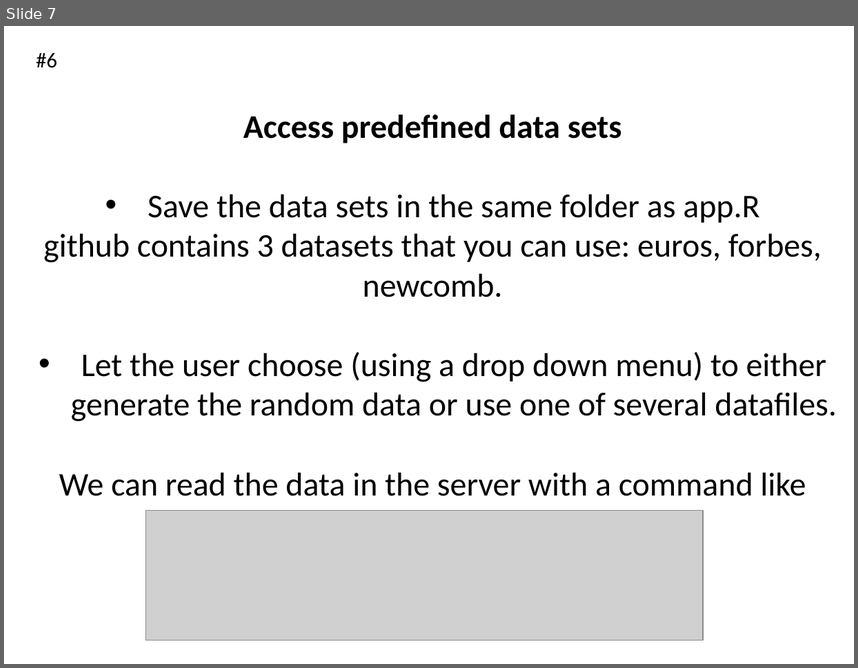
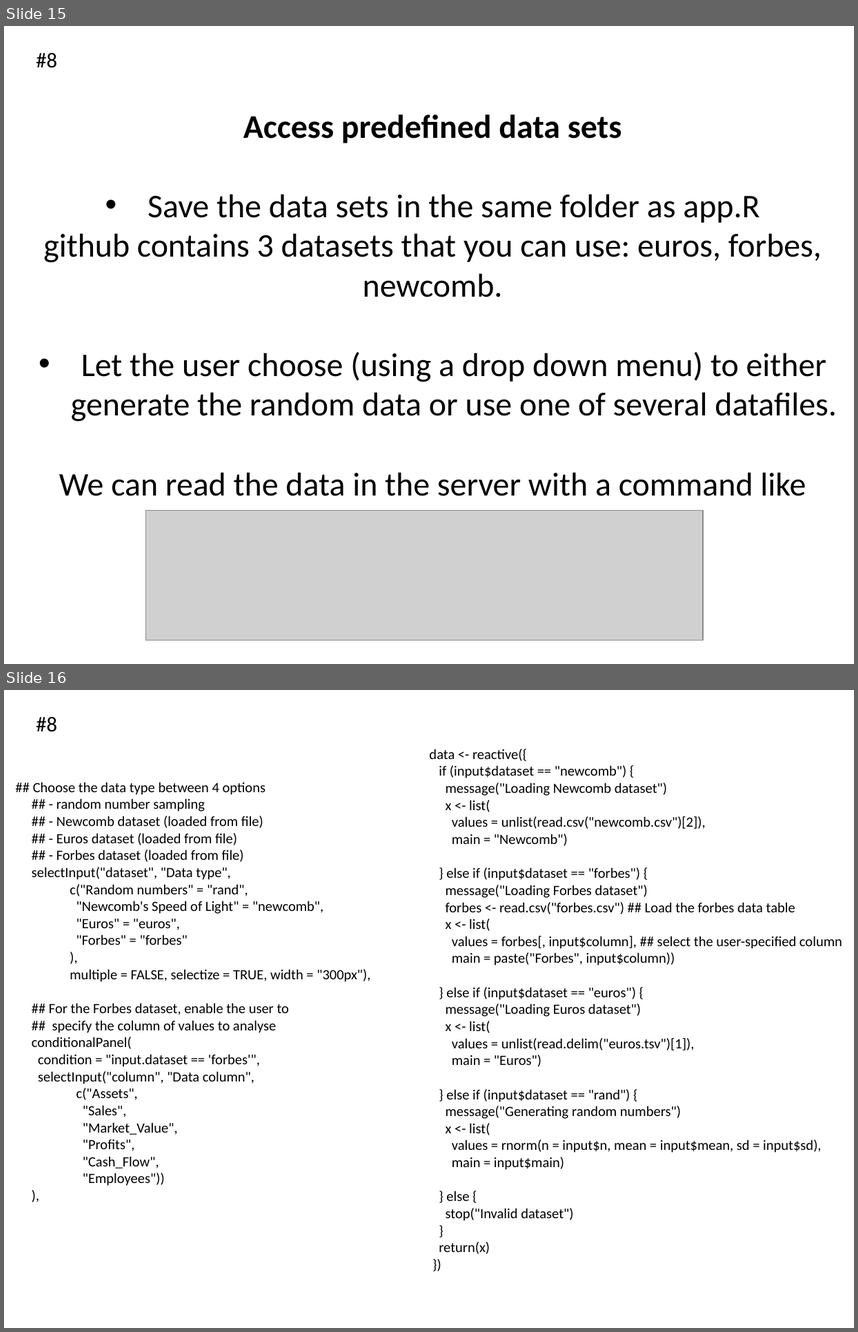
Before and after one commit to IFB-ElixirFr/IFB_Shiny_training, a slide deck: slides/session_septembre_2019/20190709-Shiny-Exercices.pptx. Shown one above the other, each under a label of ours: slide 7 before the commit, slides 15 and 16 after it. The pictures are 858x668 and 858x1332 pixels, drawn with LibreOffice and Linux fonts; fonts in the diff are those of the drawing; grey boxes stand for pictures. Boxes give left, top, right and bottom in pixels: in the first picture for what was removed or moved away, otherwise in the second. Text is boxed around its words. In the diff, an @@ line names an element or a change of style, - is before the commit and + after.

```diff
--- a/slides/session_septembre_2019/20190709-Shiny-Exercices.pptx
+++ b/slides/session_septembre_2019/20190709-Shiny-Exercices.pptx
@@ slide 16 added at <box>4,690,854,1328</box>, background #FFFFFF @@
@@ text added at <box>36,717,57,732</box>, 18 pt, text #000000 @@
+#8
@@ text added at <box>429,749,842,1254</box>, 12 pt, text #000000 @@
+data <- reactive({
+if (input$dataset == "newcomb") {
+message("Loading Newcomb dataset")
+x <- list(
+values = unlist(read.csv("newcomb.csv")[2]),
+main = "Newcomb")
+} else if (input$dataset == "forbes") {
+message("Loading Forbes dataset")
+forbes <- read.csv("forbes.csv") ## Load the forbes data table
+x <- list(
+values = forbes[, input$column], ## select the user-specified column
+main = paste("Forbes", input$column))
+} else if (input$dataset == "euros") {
+message("Loading Euros dataset")
+x <- list(
+values = unlist(read.delim("euros.tsv")[1]),
+main = "Euros")
+} else if (input$dataset == "rand") {
+message("Generating random numbers")
+x <- list(
+values = rnorm(n = input$n, mean = input$mean, sd = input$sd),
+main = input$main)
+} else {
+stop("Invalid dataset")
+}
+return(x)
+})
@@ text added at <box>32,782,370,1185</box>, 12 pt, text #000000 @@
+## Choose the data type between 4 options
+## - random number sampling
+## - Newcomb dataset (loaded from file)
+## - Euros dataset (loaded from file)
+## - Forbes dataset (loaded from file)
+selectInput("dataset", "Data type",
+c("Random numbers" = "rand",
+"Newcomb's Speed of Light" = "newcomb",
+"Euros" = "euros",
+"Forbes" = "forbes"
+),
+multiple = FALSE, selectize = TRUE, width = "300px"),
+## For the Forbes dataset, enable the user to
+## specify the column of values to analyse
+conditionalPanel(
+condition = "input.dataset == 'forbes'",
+selectInput("column", "Data column",
+c("Assets",
+"Sales",
+"Market_Value",
+"Profits",
+"Cash_Flow",
+"Employees"))
+),
@@ what was slide 7 is now slide 15 @@
@@ slide 15 changed as well @@
@@ text at <box>36,53,57,68</box>: text changed @@
-#6
+#8
```
Also in this commit, not shown: 14 other slides changed, 17 other slides added, 1 slide removed.
